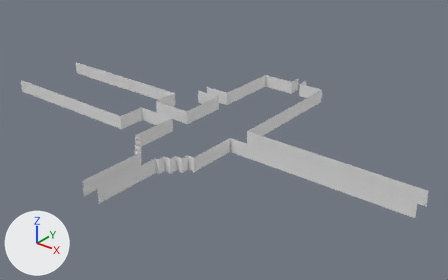
A saved change to the OBJ model asset/3d/room/under_nmp/road_col.obj.
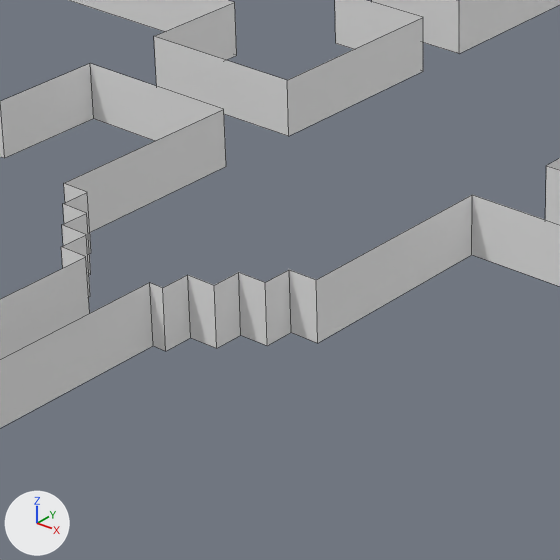
Old and new are each drawn whole from a 50 mm lens placed at (48.6, -39.8, 35.3), pointed at (0.5, 20.2, -1.9) and again close up on the part from 27% to 56% of the width and 33% to 80% of the height. The axes (+X, +Y, +Z) are drawn at lower left. The lights are the same throughout. The close-ups show mesh edges as thin lines. Where no turn or scale is listed for an object, it has been applied to the vertices. Vertices at the same position are counted once.
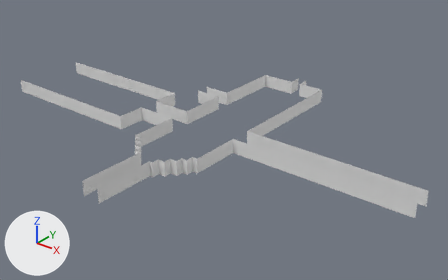
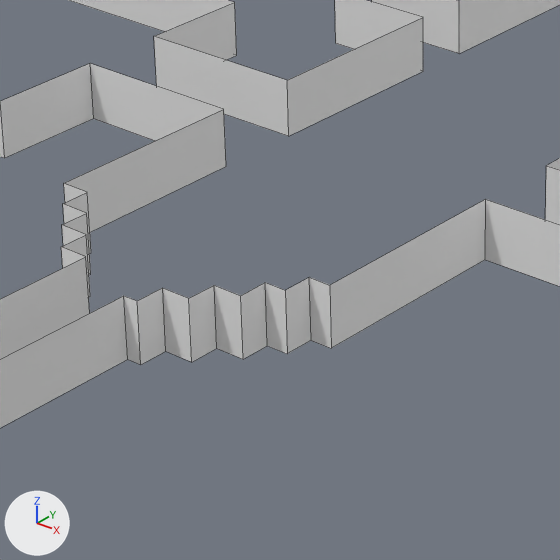
The newer file is also turned or shifted as a whole; pictures and numbers use the older file's frame.

Changed parts and their boxes (x1, y1, x2, y2) in the close-ups (560 x 560 px):
part 1 of me_cube, built on
    before: (0, 195, 560, 428)
    after: (0, 199, 560, 428)

Diff of the bpy script that builds the scene:
```diff
--- a/asset/3d/room/under_nmp/road_col.obj.py
+++ b/asset/3d/room/under_nmp/road_col.obj.py
@@ me_cube @@
 me_cube.from_pydata(...)  # 80 vertices, 35 faces; spans x -34.5..29.5, y -2.5..40.5, z -1.0..1.0
 # used by ob_cube; location = (0.0, 0.0, 0.0)
 # verts and faces of me_cube; kept vertices keep their numbers, new ones are numbered from 80
 # before: 6 (1.0, 6.5, -1.0) at pixel (153, 345), 7 (1.0, 6.5, 1.0) at pixel (149, 282), 10 (1.5, 6.5, -1.0) at pixel (165, 351), 11 (1.5, 6.5, 1.0) at pixel (162, 287), 14 (1.5, 7.5, -1.0) at pixel (190, 337)
 # before: 15 (1.5, 7.5, 1.0) at pixel (187, 274), 22 (2.5, 8.5, -1.0) at pixel (240, 335), 23 (2.5, 8.5, 1.0) at pixel (238, 272), 30 (3.5, 9.5, -1.0) at pixel (291, 332), 31 (3.5, 9.5, 1.0) at pixel (289, 269)
 # before: 34 (4.5, 9.5, -1.0) at pixel (317, 343), 35 (4.5, 9.5, 1.0) at pixel (316, 279), 38 (4.5, 16.5, -1.0) at pixel (471, 254), 39 (4.5, 16.5, 1.0) at pixel (472, 194)
+# me_cube part 1
+delete_vertices([34, 35])  # with the faces that use them
+delete_faces([(6, 7, 11, 10)])
+for i in [14, 15, 22, 23]: verts[i] += (1.0, -1.0, 0.0)
+verts[6] = (1.0, 5.5, -1.0)  # moved, pixel (127, 359)
+verts[7] = (1.0, 5.5, 1.0)  # moved, pixel (123, 295)
+verts[38] = (5.0, 16.5, -1.0)  # moved, pixel (485, 259)
+verts[39] = (5.0, 16.5, 1.0)  # moved, pixel (485, 199)
+verts[31] = (4.2, 8.5, 1.0)  # moved, pixel (285, 290)
+verts[30] = (4.2, 8.5, -1.0)  # moved, pixel (287, 353)
+verts[80] = (1.5, 5.5, -1.0)  # pixel (140, 364)
+verts[81] = (4.2, 9.5, -1.0)  # pixel (311, 340)
+verts[82] = (5.0, 9.5, -1.0)  # pixel (331, 348)
+for new, old in zip([83, 84, 85], [80, 81, 82]): verts[new] = verts[old] + (0.0, 0.0, 2.0)
+faces += [(6, 7, 83, 80), (10, 80, 83, 11), (30, 31, 84, 81), (38, 82, 85, 39), (81, 84, 85, 82)]
```
